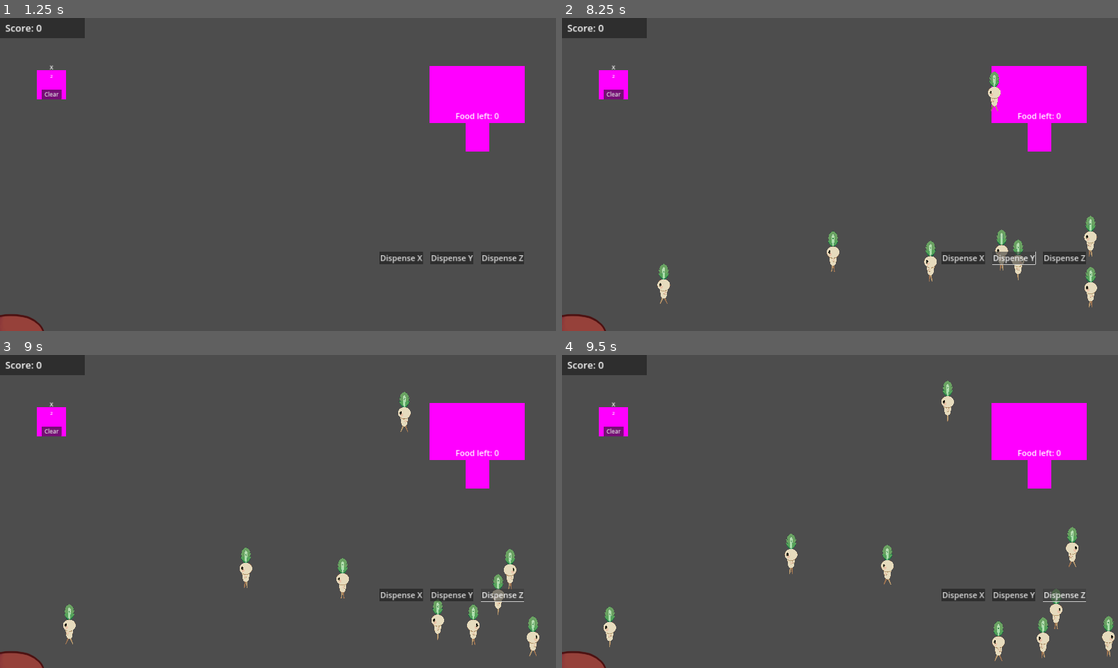
Above: before the commit, frames 1-4 (two rows, left to right).
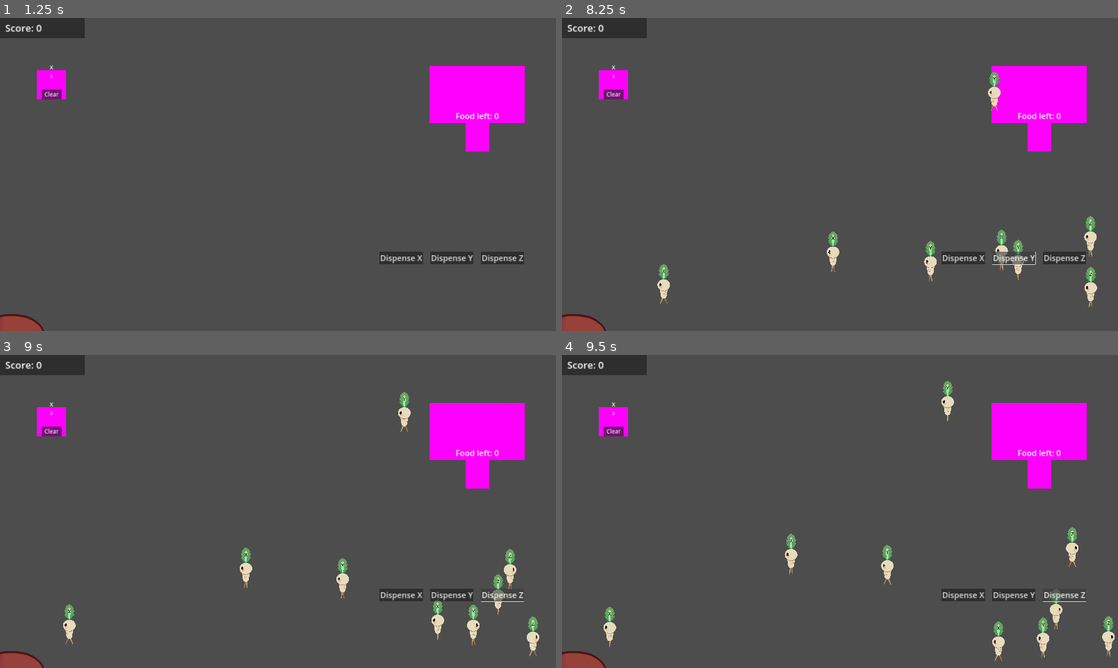
Above: after the commit, the same moments.

Repository: BoopEnthusiast/Cozy-Spring-Jam-2024
Game: Godot game, scene res://scenes/main_menu_screen.tscn
The game is run twice, just before and just after one commit, with the same random seed, the same clock (stepped at 60 frames per second) and the same inputs.
Inputs:
- Up to frame 1 (1.25 s): click "Play" at 0.5 s
- Up to frame 2 (8.25 s): click "Dispense X" at 1.25 s; click "Dispense Y" at 2 s; click "Dispense Z" at 2.75 s; click "Clear" at 3.5 s; click "Dispense X" at 4.25 s; click "Dispense Y" at 5 s; click "Dispense Z" at 5.75 s; click "Clear" at 6.5 s; click "Dispense X" at 7.25 s; click "Dispense Y" at 8 s
- Up to frame 3 (9 s): click "Dispense Z" at 8.75 s
- Up to frame 4 (9.5 s): no input

Frame 1 is identical in both runs. In frame 2, less than 0.1% of the frame differs, in the area x 18-96%, y 18-83%; in frame 3, less than 0.1%, in the area x 12-97%, y 13-87%; in frame 4, less than 0.1%.

Commit message:
update sprite and leaf text

Diff:
--- a/scenes/mid_leaf.tscn
+++ b/scenes/mid_leaf.tscn
@@ -34,14 +34,14 @@
 anchor_top = 0.5
 anchor_right = 0.5
 anchor_bottom = 0.5
-offset_left = -1049.5
-offset_top = -1180.0
-offset_right = -950.5
-offset_bottom = -945.0
+offset_left = -1084.0
+offset_top = -1260.17
+offset_right = -915.0
+offset_bottom = -889.17
 grow_horizontal = 2
 grow_vertical = 2
-theme_override_colors/font_color = Color(0.165499, 0.529947, 0.261236, 1)
-theme_override_font_sizes/font_size = 172
+theme_override_colors/font_color = Color(0.052204, 0.168826, 0.0804068, 1)
+theme_override_font_sizes/font_size = 296
 text = "X"
 horizontal_alignment = 1
 vertical_alignment = 1
--- a/scripts/lil_guy.gd
+++ b/scripts/lil_guy.gd
@@ -78,6 +78,7 @@
 	if current_hunger_state != FoodLevel.DEAD:
 		current_hunger_state += 1
 		hunger_changed.emit()
+		update_sprite()
 
 
 func _exit_tree():
